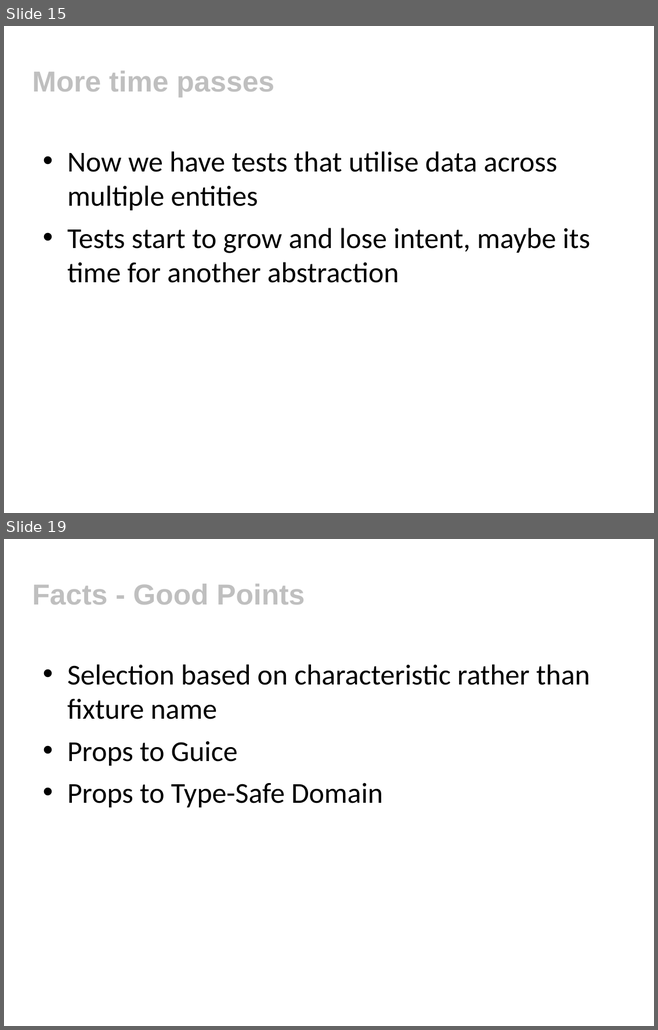
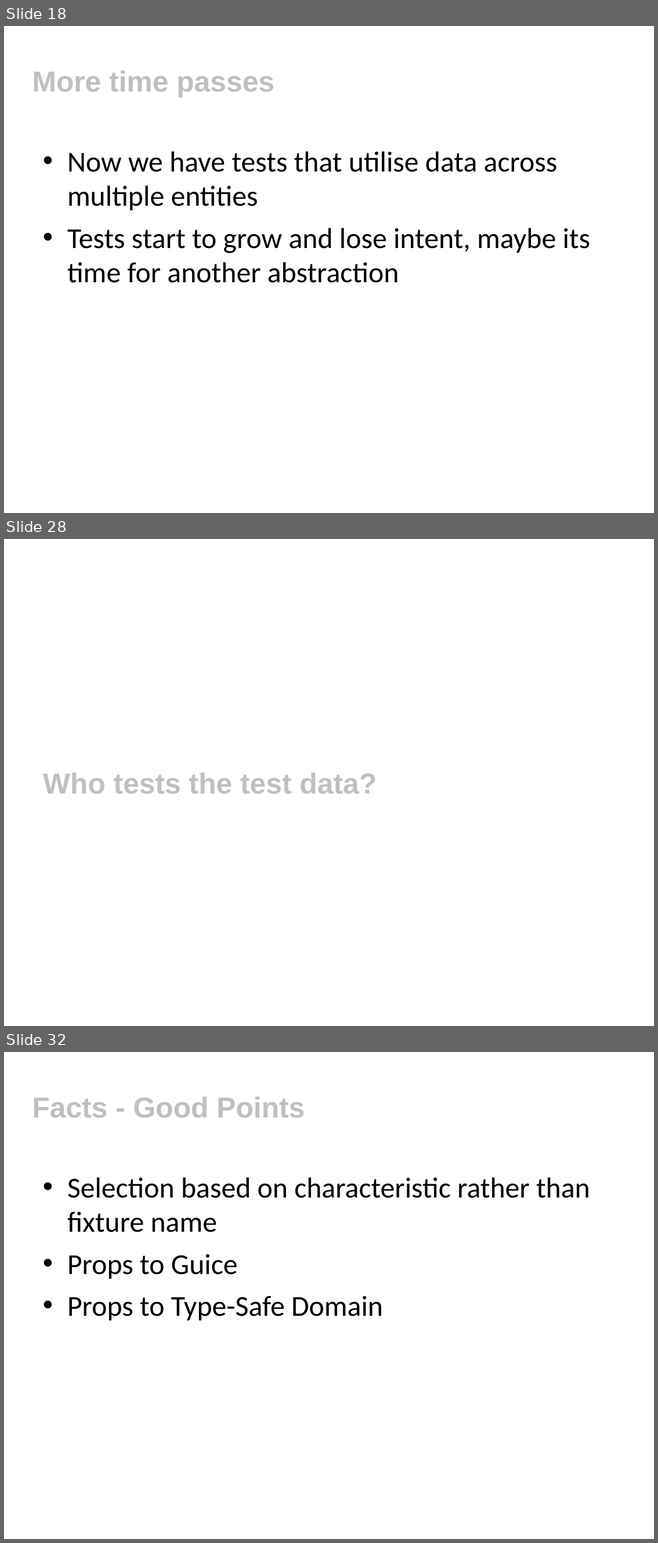
Before and after one commit to tobyclemson/test-data-generation-and-verification-presentation, a slide deck: test-data-generation-and-verification.ppt. Shown one above the other, each under a label of ours: slides 15 and 19 before the commit, slides 18, 28 and 32 after it; the slides between them are not shown. The pictures are 658x1030 and 658x1543 pixels, drawn with LibreOffice and Linux fonts; fonts in the diff are those of the drawing; background and template pictures are left out. Boxes give left, top, right and bottom in pixels: in the first picture for what was removed or moved away, otherwise in the second. Text is boxed around its words. In the diff, an @@ line names an element or a change of style, - is before the commit and + after.

```diff
--- a/test-data-generation-and-verification.ppt
+++ b/test-data-generation-and-verification.ppt
@@ slide 28 added at (x1=4, y1=539, x2=654, y2=1026), background #FFFFFF @@
@@ title added at (x1=43, y1=773, x2=376, y2=794), 32 pt, text #BFBFBF, bold @@
+Who tests the test data?
@@ what was slide 15 is now slide 18 @@
@@ what was slide 19 is now slide 32 @@
```
Also in this commit, not shown: 4 slides changed, 12 other slides added, 1 other file.
